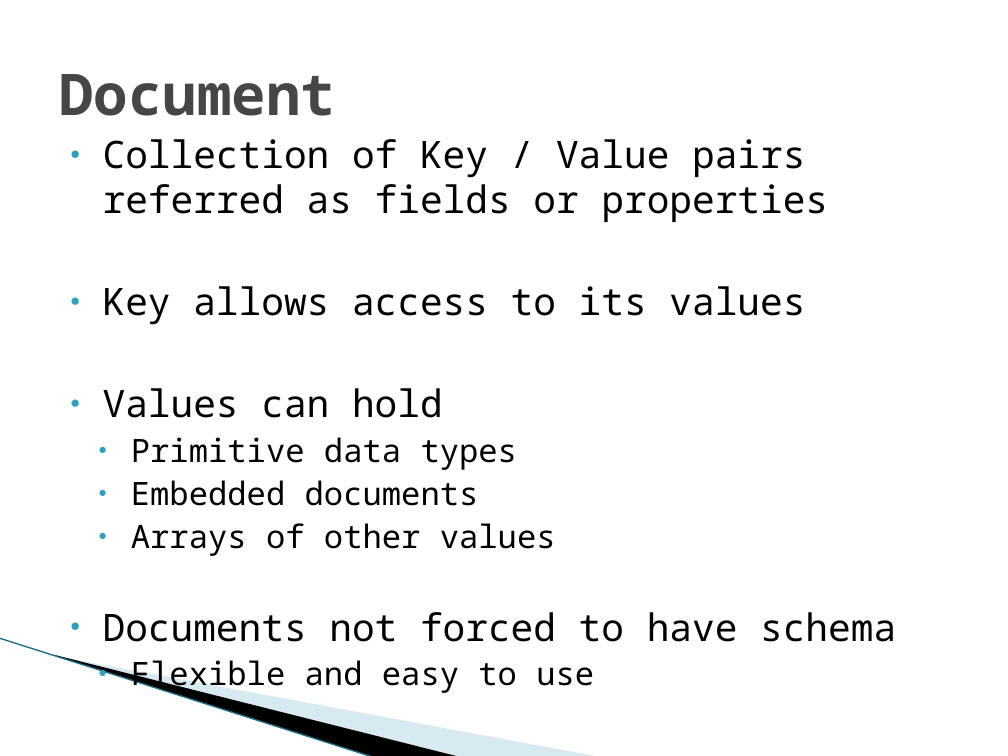
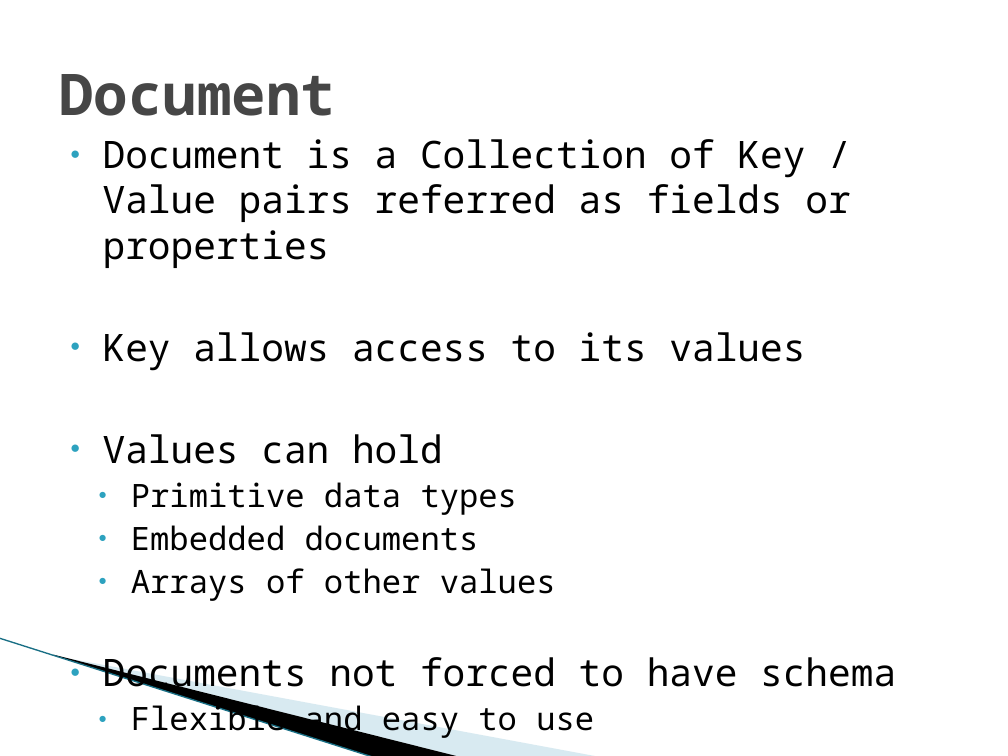
Before and after one commit to arunramkrish/bt_graphdb, a slide deck: slide 10 of presentations/2_OrientDB.pptx. Drawn at 1008x756 pixels with LibreOffice and Linux fonts; fonts in the diff are those of the drawing; background and template pictures are left out. Boxes give left, top, right and bottom in pixels: in the first picture for what was removed or moved away, otherwise in the second. Text is boxed around its words. In the diff, an @@ line names an element or a change of style, - is before the commit and + after.

```diff
--- a/presentations/2_OrientDB.pptx
+++ b/presentations/2_OrientDB.pptx
@@ text at (103,139,850,268): text changed @@
-● Collection of Key / Value pairs referred as fields or properties
+● Document is a Collection of Key / Value pairs referred as fields or properties
```
Also in this commit, not shown: 1 other slide changed.
